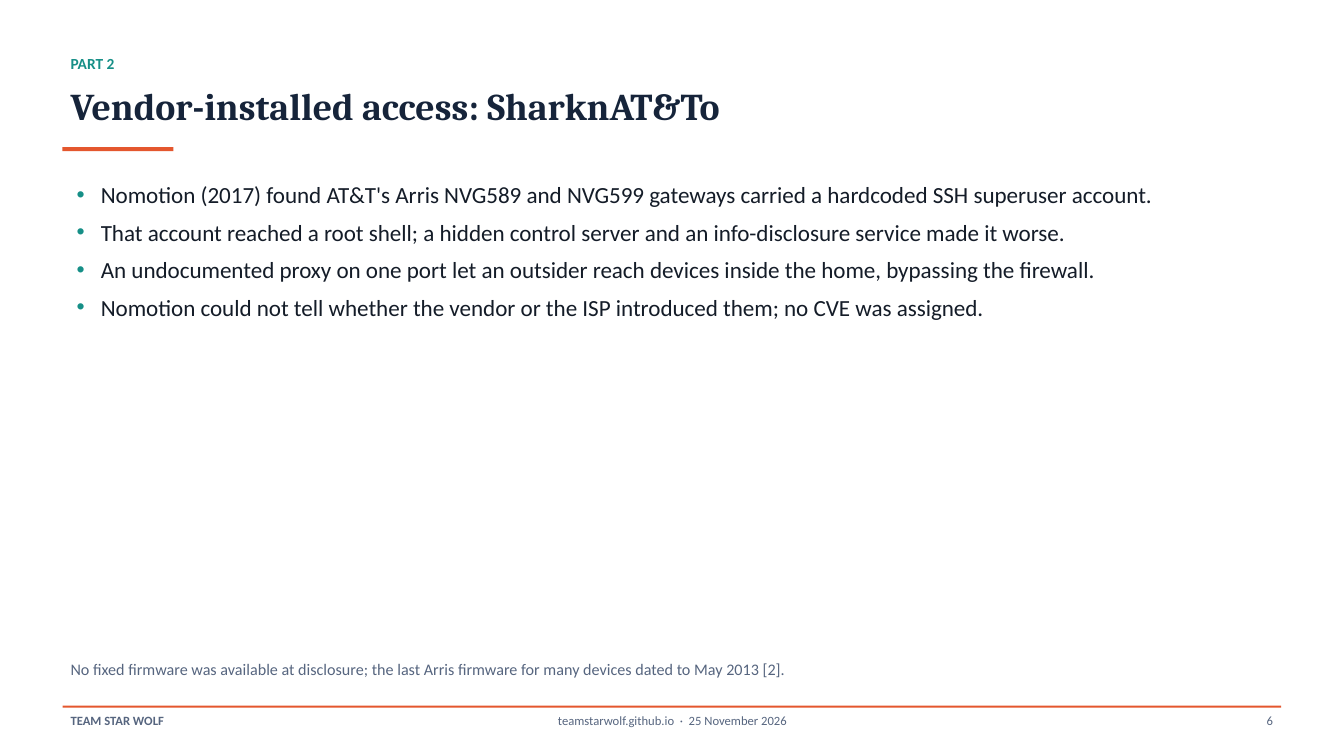
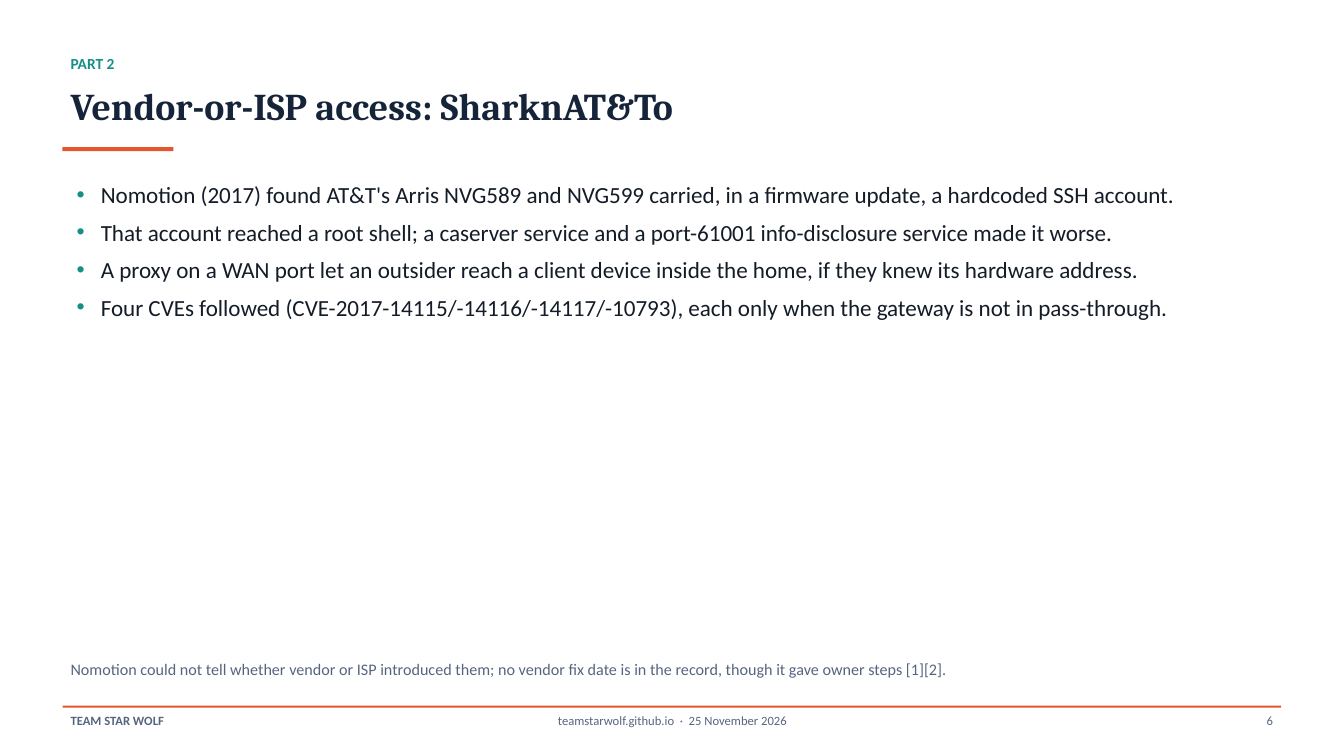
Before and after one commit to TeamStarWolf/TeamStarWolf, a slide deck: slide 6 of case-studies/slides/ISP_Gateway_Home_Network_Case_Study.pptx. Drawn at 1344x756 pixels with LibreOffice and Linux fonts; fonts in the diff are those of the drawing. Boxes give left, top, right and bottom in pixels: in the first picture for what was removed or moved away, otherwise in the second. Text is boxed around its words. In the diff, an @@ line names an element or a change of style, - is before the commit and + after.

```diff
--- a/case-studies/slides/ISP_Gateway_Home_Network_Case_Study.pptx
+++ b/case-studies/slides/ISP_Gateway_Home_Network_Case_Study.pptx
@@ text at [71,93,673,121]: text changed @@
-Vendor-installed access: SharknAT&To
+Vendor-or-ISP access: SharknAT&To
@@ text at [101,186,1174,320]: text changed @@
-• Nomotion (2017) found AT&T's Arris NVG589 and NVG599 gateways carried a hardcoded SSH superuser account.
-• That account reached a root shell; a hidden control server and an info-disclosure service made it worse.
-• An undocumented proxy on one port let an outsider reach devices inside the home, bypassing the firewall.
-• Nomotion could not tell whether the vendor or the ISP introduced them; no CVE was assigned.
+• Nomotion (2017) found AT&T's Arris NVG589 and NVG599 carried, in a firmware update, a hardcoded SSH account.
+• That account reached a root shell; a caserver service and a port-61001 info-disclosure service made it worse.
+• A proxy on a WAN port let an outsider reach a client device inside the home, if they knew its hardware address.
+• Four CVEs followed (CVE-2017-14115/-14116/-14117/-10793), each only when the gateway is not in pass-through.
@@ text at [71,663,946,678]: text changed @@
-No fixed firmware was available at disclosure; the last Arris firmware for many devices dated to May 2013 [2].
+Nomotion could not tell whether vendor or ISP introduced them; no vendor fix date is in the record, though it gave owner steps [1][2].
```
Also in this commit, not shown: 13 other slides changed, 7 other files.
